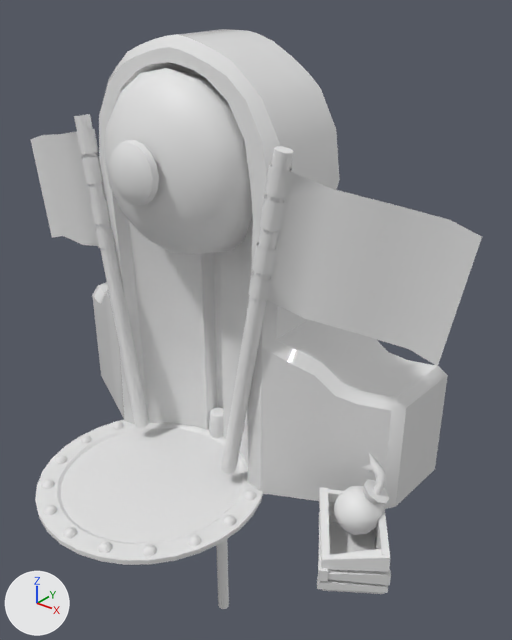
The FBX model Mortier FU/Assets/01_Art/Meshes/SM_Starts_Building.fbx as it was, and as the next commit left it.
One viewpoint serves both versions: a 50 mm camera at (18.1, -17.0, 18.6) aimed at (1.6, 3.5, 5.8). The lights are fixed; the arrows at lower left show +X, +Y and +Z. The first picture is the older version. Where no turn or scale is listed for an object, it has been applied to the vertices.

In view in the first picture: 'SM_Bombe', 'SM_Cageot', 'SM_Starts_Building', 'SM_Starts_Building_Base', 'SM_Starts_Building_Base_Flag', 'SM_Starts_Building_Base_Flag2', 'SM_Starts_Building_Bell', 'SM_Starts_Building_Dong', 'SM_Starts_Building_Flag', 'SM_Starts_Building_Flag2', 'SM_Starts_Building_Lighting'.
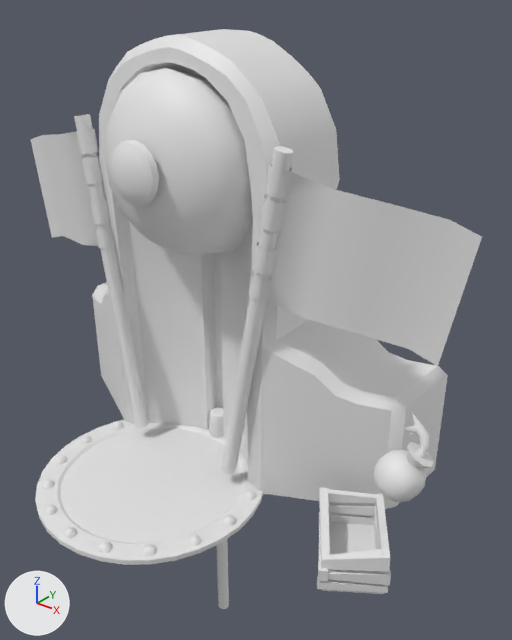
Location of each change, [x1, y1, x2, y2] in pixels of the pictures (512 x 640 px):
'SM_Bombe', moved: before [334, 453, 389, 535]; after [373, 414, 434, 502]

What the commit changed:
Object 'SM_Bombe' (ob_sm_bombe) moves from (8.51, 0.75, 1.45) to (9.94, 0.75, 3.67).
